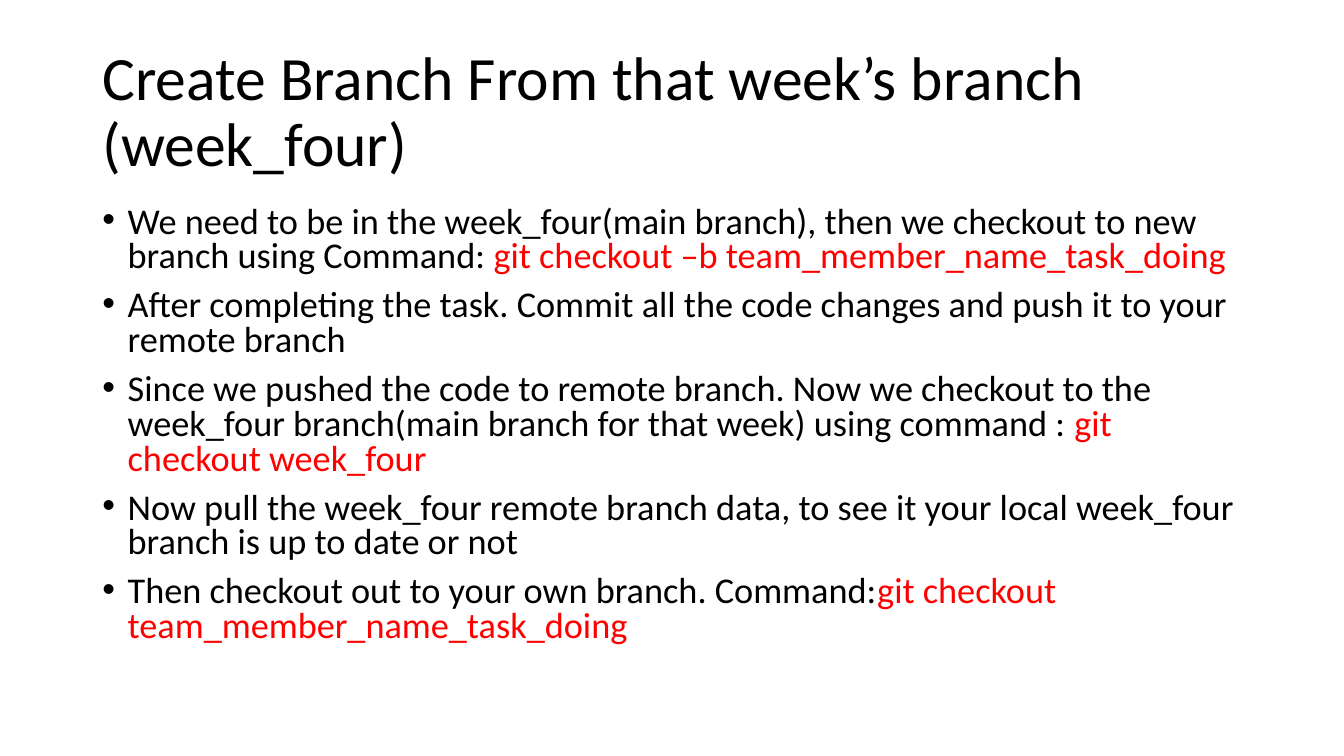
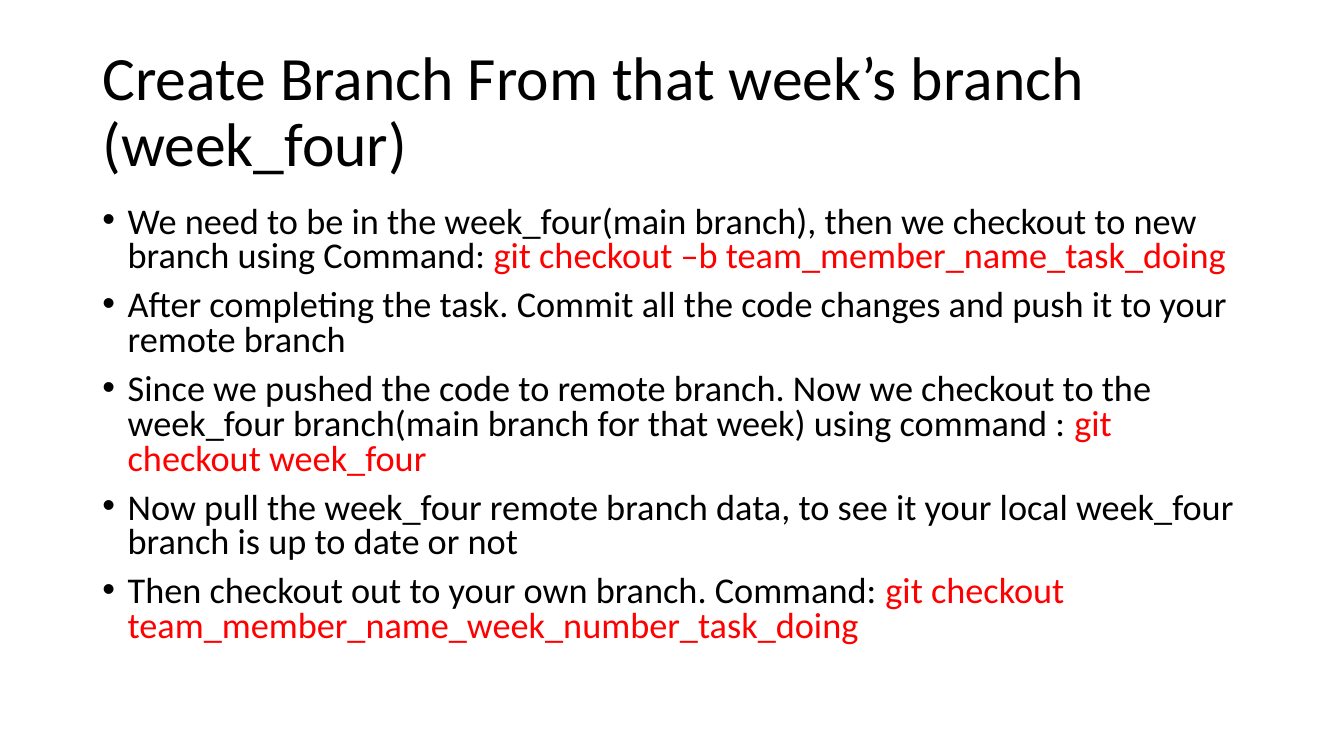
Before and after one commit to drummersoul/Cryptocurrency-Price-Prediction, a slide deck: slide 2 of Power Point Presentations/Git Workflow In Ppt.pptx. Drawn at 1344x756 pixels with LibreOffice and Linux fonts; fonts in the diff are those of the drawing. Boxes give left, top, right and bottom in pixels: in the first picture for what was removed or moved away, otherwise in the second. Text is boxed around its words. In the diff, an @@ line names an element or a change of style, - is before the commit and + after.

Commit message:
Branch Name Format changed in git workflow

```diff
--- a/Power Point Presentations/Git Workflow In Ppt.pptx
+++ b/Power Point Presentations/Git Workflow In Ppt.pptx
@@ text at (128,577,1064,645): text changed; text colour #000000 to #FF0000 @@
-• Then checkout out to your own branch. Command:git checkout team_member_name_task_doing
+• Then checkout out to your own branch. Command: git checkout team_member_name_week_number_task_doing
```
